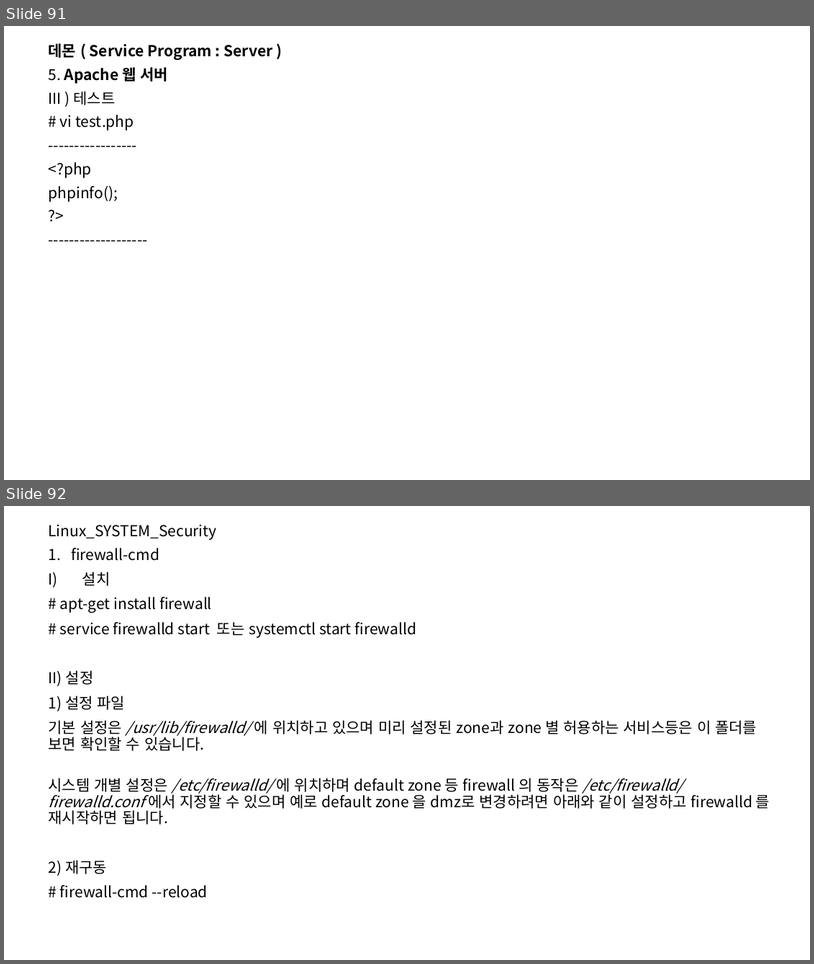
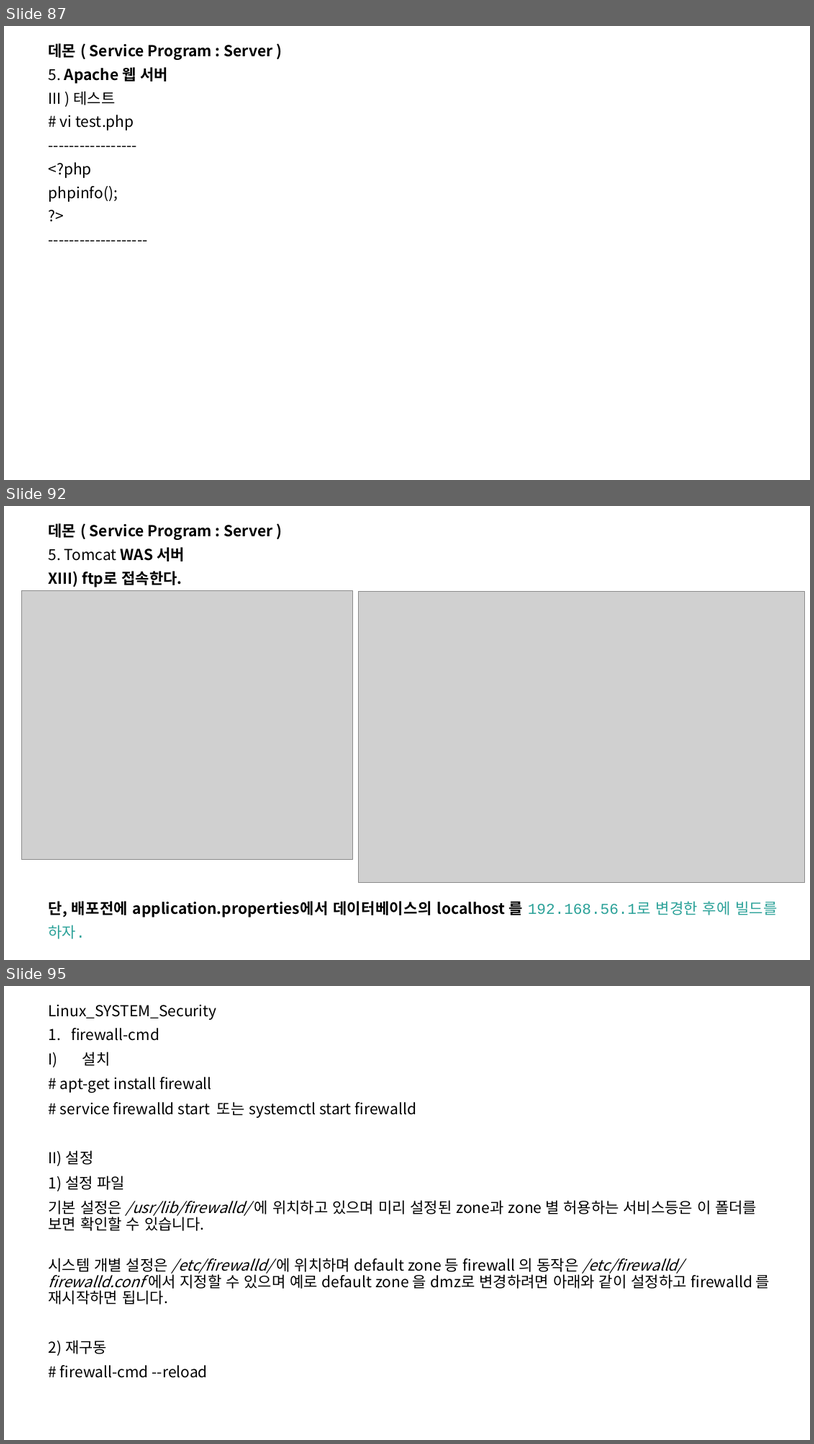
Before and after one commit to SoongMoo/PBL_3st_20231228, a slide deck: linux/리눅스.pptx. Shown one above the other, each under a label of ours: slides 91 and 92 before the commit, slides 87, 92 and 95 after it; the slides between them are not shown. The pictures are 814x964 and 814x1444 pixels, drawn with LibreOffice and Linux fonts; fonts in the diff are those of the drawing; grey boxes stand for pictures. Boxes give left, top, right and bottom in pixels: in the first picture for what was removed or moved away, otherwise in the second. Text is boxed around its words. In the diff, an @@ line names an element or a change of style, - is before the commit and + after.

```diff
--- a/linux/리눅스.pptx
+++ b/linux/리눅스.pptx
@@ slide 92 added at (4,506,810,960), background #FFFFFF @@
@@ subtitle added at (49,523,778,939), 18 pt, text #000000, bold @@
+데몬 ( Service Program : Server )
+5. Tomcat WAS 서버
+XIII) ftp로 접속한다.
+단, 배포전에 application.properties에서 데이터베이스의 localhost 를 192.168.56.1로 변경한 후에 빌드를 하자.
@@ picture added at (21,591,353,860) @@
@@ picture added at (359,591,805,883) @@
@@ what was slide 91 is now slide 87 @@
@@ what was slide 92 is now slide 95 @@
```
Also in this commit, not shown: 1 slide changed, 6 other slides added, 4 slides removed.
